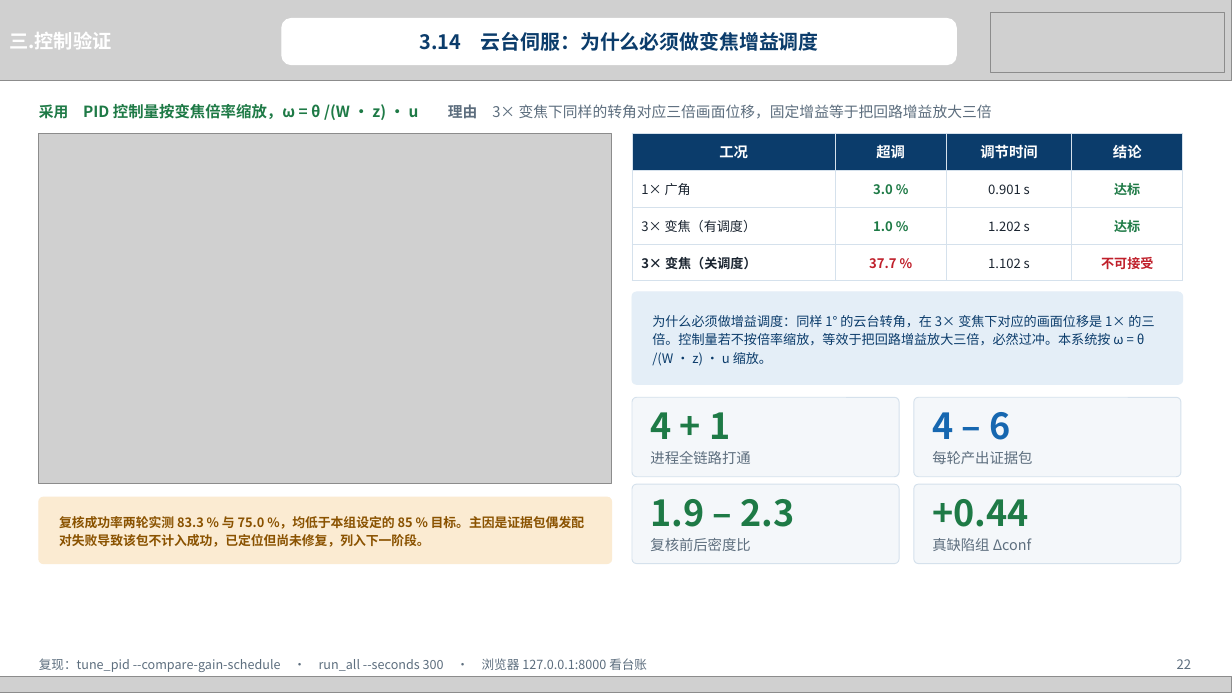
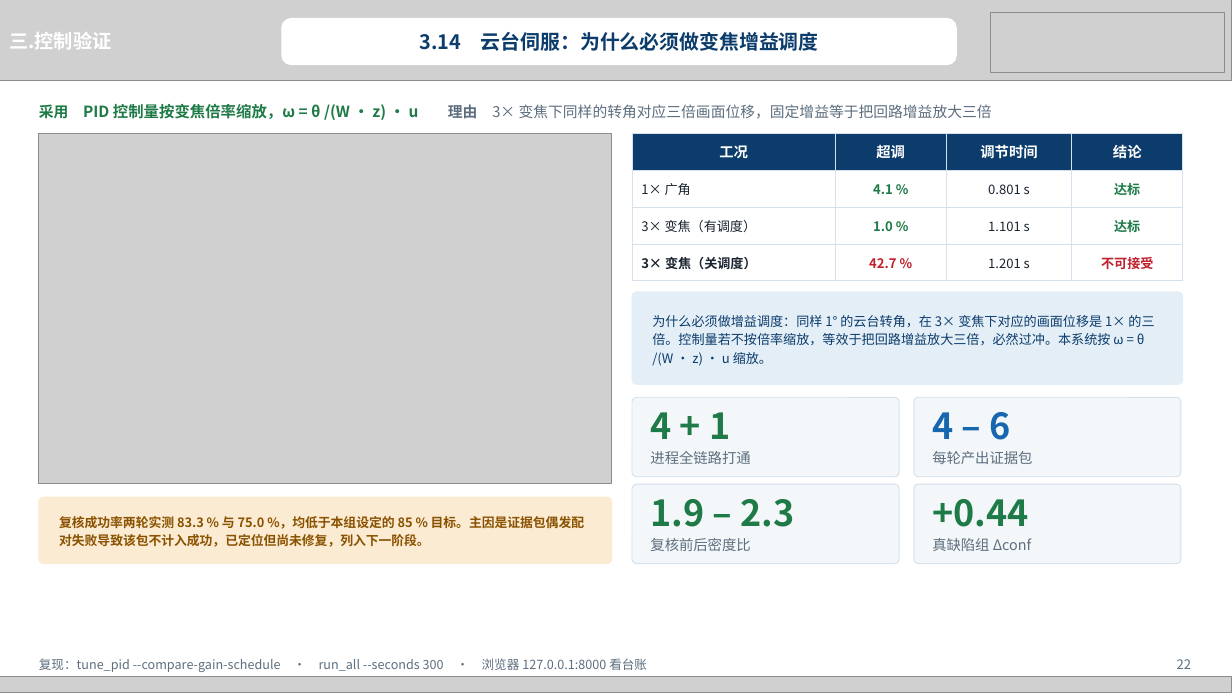
Before and after one commit to heizitalk666/2026summer, a slide deck: slide 22 of deliverables/中期答辩.pptx. Drawn at 1232x693 pixels with LibreOffice and Linux fonts; fonts in the diff are those of the drawing; grey boxes stand for pictures. Boxes give left, top, right and bottom in pixels: in the first picture for what was removed or moved away, otherwise in the second. Text is boxed around its words. In the diff, an @@ line names an element or a change of style, - is before the commit and + after.

```diff
--- a/deliverables/中期答辩.pptx
+++ b/deliverables/中期答辩.pptx
@@ table at [632, 133, 1183, 273] @@
-row 2, column 2: 3.0 %
+row 2, column 2: 4.1 %
-row 2, column 3: 0.901 s
+row 2, column 3: 0.801 s
-row 3, column 3: 1.202 s
+row 3, column 3: 1.101 s
-row 4, column 2: 37.7 %
+row 4, column 2: 42.7 %
-row 4, column 3: 1.102 s
+row 4, column 3: 1.201 s
```
Also in this commit, not shown: 6 other slides changed, 5 other files.
